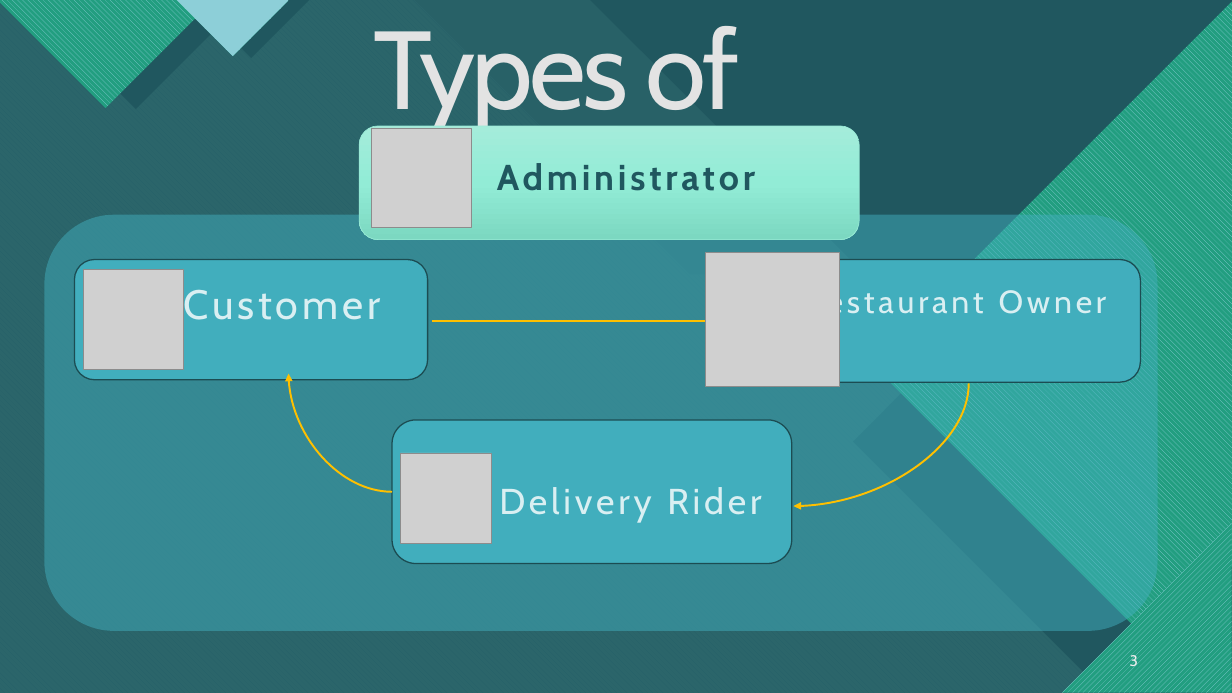
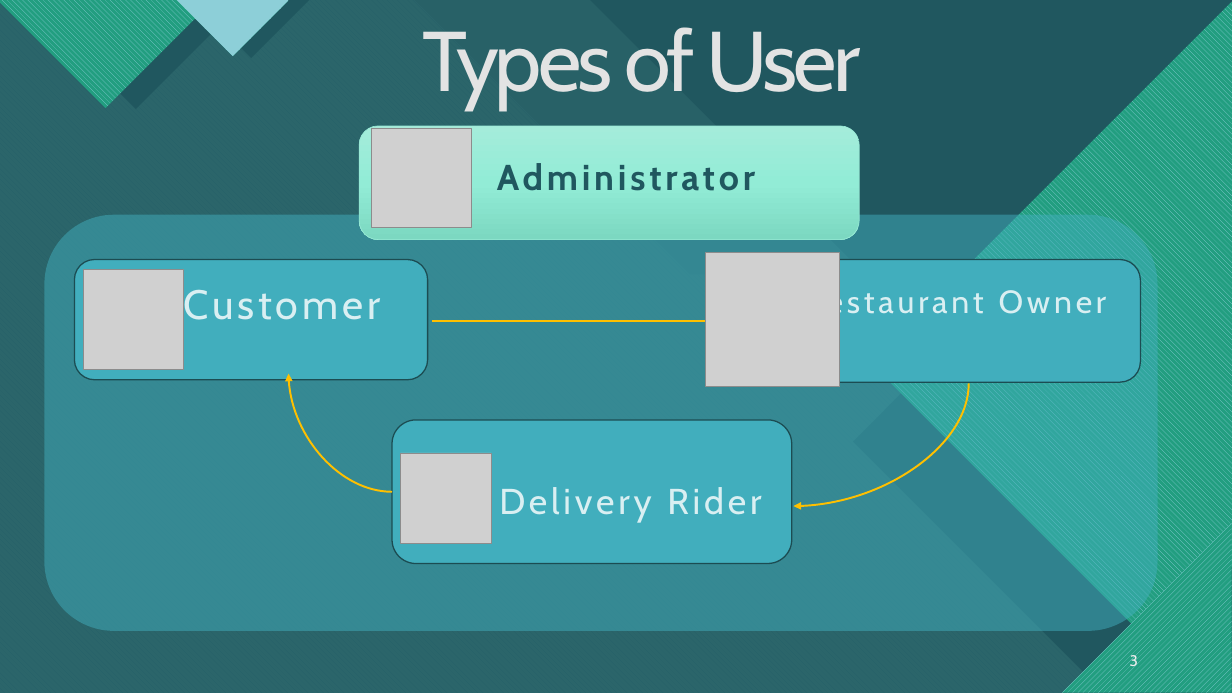
Before and after one commit to SifatSwapnil2022/Computer-Information-and-system-analysis, a slide deck: slide 3 of Online-Food-Delivery-System-CSE347-_ppt_demo_full.pptx. Drawn at 1232x693 pixels with LibreOffice and Linux fonts; fonts in the diff are those of the drawing; grey boxes stand for pictures; background and template pictures are left out. Boxes give left, top, right and bottom in pixels: in the first picture for what was removed or moved away, otherwise in the second. Text is boxed around its words. In the diff, an @@ line names an element or a change of style, - is before the commit and + after.

```diff
--- a/Online-Food-Delivery-System-CSE347-_ppt_demo_full.pptx
+++ b/Online-Food-Delivery-System-CSE347-_ppt_demo_full.pptx
@@ title "Types of User" moved from (x1=374, y1=26, x2=739, y2=254) to (x1=422, y1=27, x2=860, y2=109) @@
@@ title "Types of User" at (x1=422, y1=27, x2=860, y2=109): size 86.4 to 66 pt @@
```
Also in this commit, not shown: 1 other slide changed, 1 slide added, 1 slide removed.
